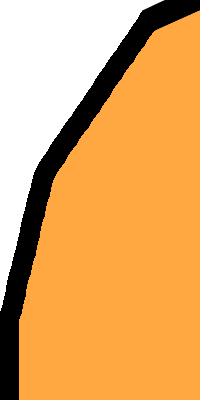
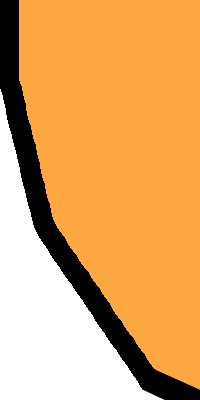
Revision of a layered (200, 400) image; what changed, layer by layer:
painted on "backlight copy" over [19, 0, 200, 400]
painted on "backlight" over [19, 0, 200, 400]
painted on "backlight #1" over [0, 0, 165, 400]
